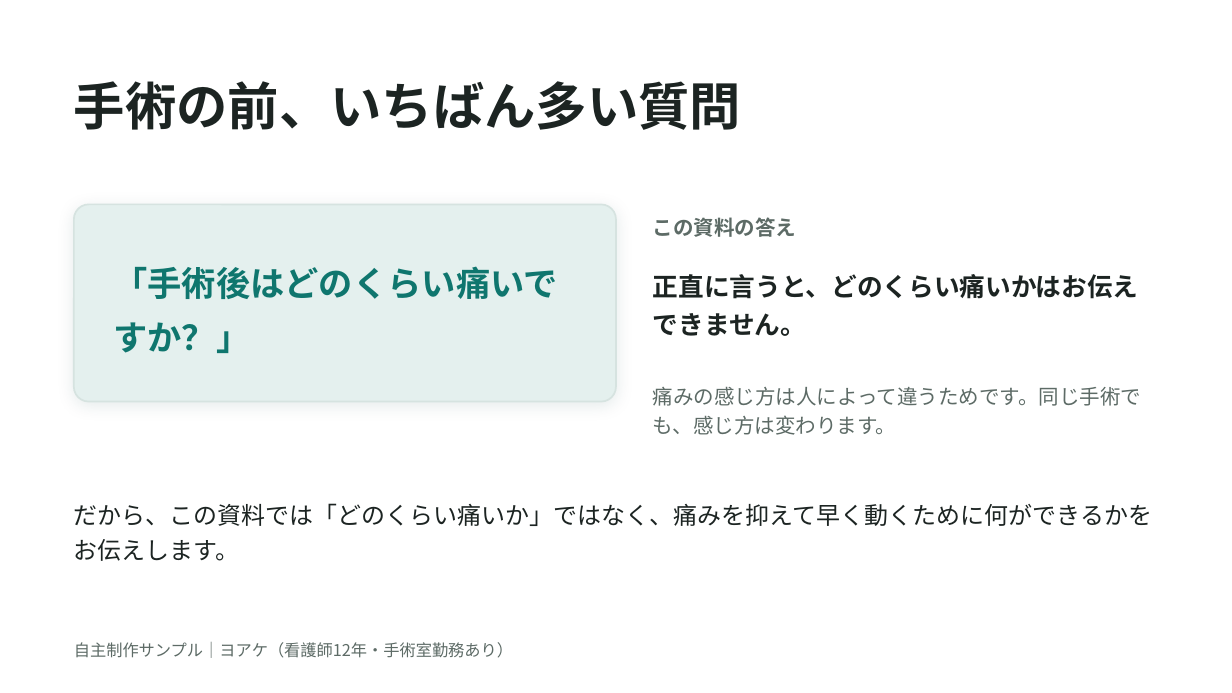
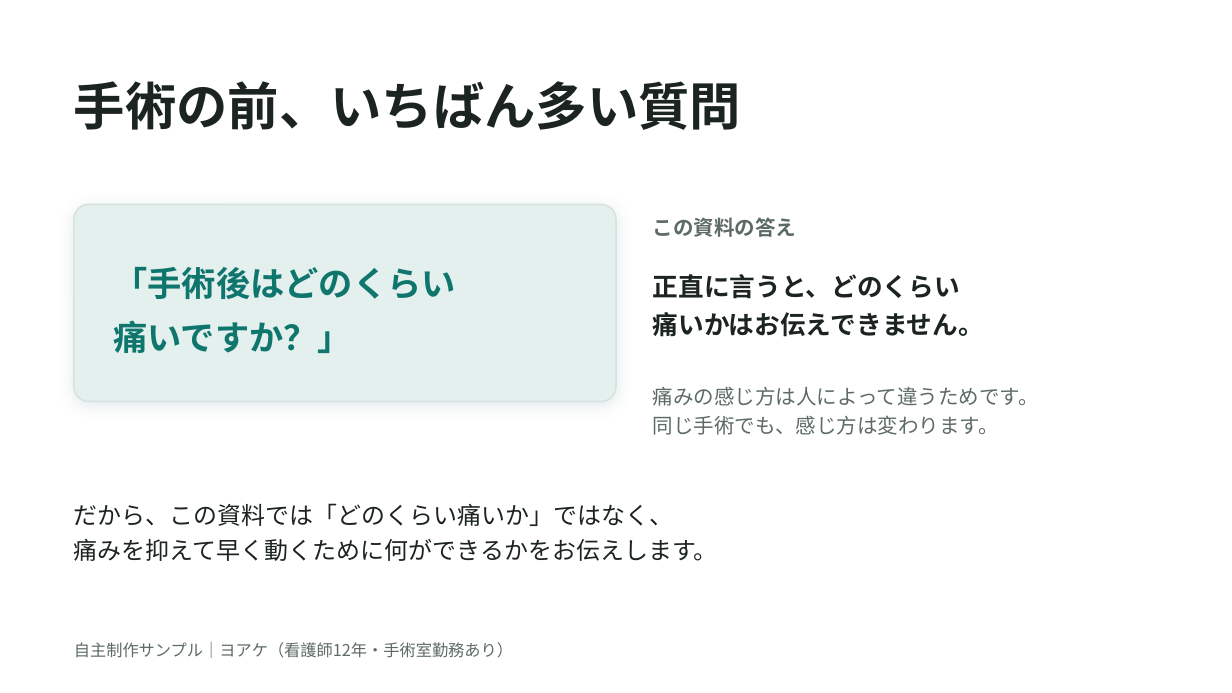
Before and after one commit to yoake-writer/yoake-writer.github.io, a slide deck: slide 2 of works/shiryo/術後の痛みの説明資料_サンプル_ヨアケ.pptx. Drawn at 1232x693 pixels with LibreOffice and Linux fonts; fonts in the diff are those of the drawing. Boxes give left, top, right and bottom in pixels: in the first picture for what was removed or moved away, otherwise in the second. Text is boxed around its words. In the diff, an @@ line names an element or a change of style, - is before the commit and + after.

```diff
--- a/works/shiryo/術後の痛みの説明資料_サンプル_ヨアケ.pptx
+++ b/works/shiryo/術後の痛みの説明資料_サンプル_ヨアケ.pptx
@@ text at box(113, 267, 456, 353): text changed @@
-「手術後はどのくらい痛いですか？」
+「手術後はどのくらい
+痛いですか？」
@@ text at box(653, 274, 984, 337): text changed @@
-正直に言うと、どのくらい痛いかはお伝えできません。
+正直に言うと、どのくらい
+痛いかはお伝えできません。
@@ text at box(653, 387, 1039, 435): text changed @@
-痛みの感じ方は人によって違うためです。同じ手術でも、感じ方は変わります。
+痛みの感じ方は人によって違うためです。
+同じ手術でも、感じ方は変わります。
@@ text at box(74, 503, 718, 561): text changed @@
-だから、この資料では「どのくらい痛いか」ではなく、痛みを抑えて早く動くために何ができるかをお伝えします。
+だから、この資料では「どのくらい痛いか」ではなく、
+痛みを抑えて早く動くために何ができるかをお伝えします。
```
Also in this commit, not shown: 5 other slides changed, 8 other files.
